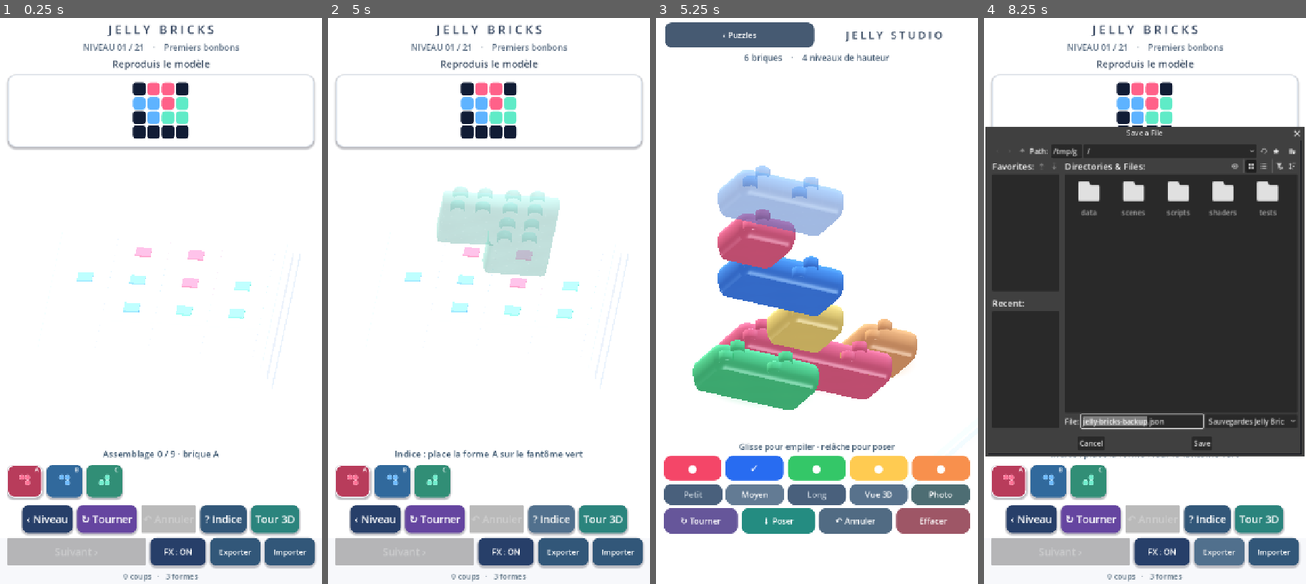
Above: before the commit, frames 1-4 (left to right).
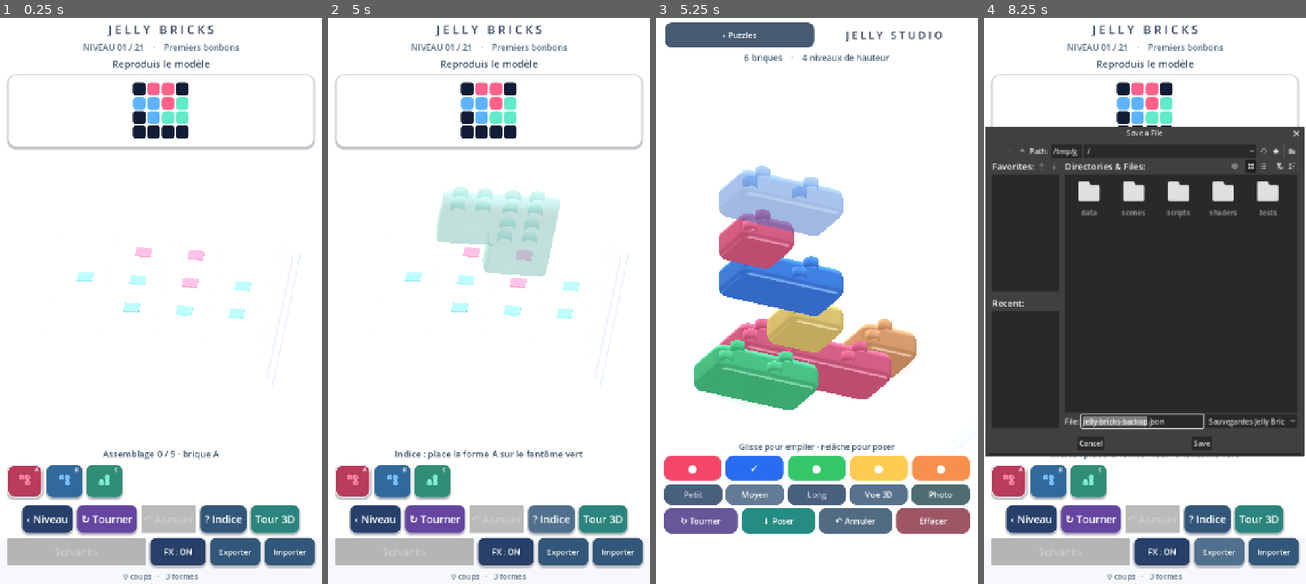
Above: after the commit, the same moments.

Repository: dbrckk/Jelly-bricks
Game: Godot game, scene res://scenes/main.tscn
Same seed, same stepped clock (60 frames per second), same inputs: the game is played once before the commit and once after it.
Inputs (mouse positions are in pixels of both pictures, inside the frame that each line leads up to):
- Up to frame 1 (0.25 s): no input
- Up to frame 2 (5 s): click (353, 482) at 0.52 s; click (392, 482) at 1.27 s; click (431, 482) at 2.02 s; click "‹ Niveau" at 2.75 s; click "↻ Tourner" at 3.5 s; click "? Indice" at 4.25 s
- Up to frame 3 (5.25 s): click "Tour 3D" at 5 s
- Up to frame 4 (8.25 s): click "‹ Puzzles" at 5.75 s; click "FX : ON" at 6.5 s; click "FX : OFF" at 7.25 s; click "Exporter" at 8 s

Frames 1-2 are identical in both runs. In frame 3, 0.8% of the frame differs, in the area x 11-82%, y 26-66%; in frame 4, 0.4%.

Commit message:
render(native): planar molded Jelly brick sidewalls with authentic rounded bevels
* mesh(native): genuine vertical Jelly sidewalls and tight molded fillets, puzzle rings unchanged

* test(native): enforce vertical flat wall normals and accurate 6-variant rectangular gel AABBs

* build(android): bump to 0.9.35 true planar gel bricks

* docs(native): explain real vertical molded sidewalls and unchanged puzzle profiles

* fix(test): explicit Godot GDScript continuation in molded flat-wall height assertion

* fix(test): keep height difference on one GDScript line for reliable headless parser

Diff:
--- a/native-godot/scripts/gel_mesh.gd
+++ b/native-godot/scripts/gel_mesh.gd
@@ -254,7 +254,12 @@
 # The reference has softly beveled building bricks, not ballooned soap
 # capsules. Keep the puzzles' independent ring profile entirely unchanged.
 const STUDIO_CORNER_RADIUS := 0.130
-const STUDIO_RING_OFFSETS := [0.0, 0.025, 0.055, 0.080, 0.076, 0.044, 0.0]
+# The photographed reference uses a *flat vertical Jelly sidewall* between
+# small top/bottom fillets. Previous ring bands formed a continuously bulged
+# candy capsule. The puzzle generator keeps its original independent rings.
+const STUDIO_RING_HEIGHTS := [TOP, 0.538, 0.497, 0.435, 0.165, 0.105, BASE]
+const STUDIO_RING_OFFSETS := [0.0, 0.018, 0.049, 0.064, 0.064, 0.038, 0.0]
+const STUDIO_RING_VERTICALS := [1.0, 0.89, 0.50, 0.0, 0.0, -0.50, -0.86]
 const STUDIO_CORNER_STEPS := 7
 
 static func build_studio(cell_count: int, turns: int) -> ArrayMesh:
@@ -270,13 +275,13 @@
     ]
     var rings: Array = []
     var normals: Array = []
-    for band in range(RING_HEIGHTS.size()):
+    for band in range(STUDIO_RING_HEIGHTS.size()):
         var ring: Array[Vector3] = []
         var ring_normals: Array[Vector3] = []
-        # Shallower studio bulge: broad flat faces and round but crisp
-        # bevels match soft toy bricks rather than inflated capsules.
+        # Two identical radial offsets + zero vertical normals create
+        # an actual long straight face between bands 3 and 4.
         var r: float = radius + STUDIO_RING_OFFSETS[band]
-        var vertical: float = RING_VERTICALS[band]
+        var vertical: float = STUDIO_RING_VERTICALS[band]
         var horizontal: float = sqrt(maxf(0.0, 1.0 - vertical * vertical))
         for corner in range(4):
             for step in range(STUDIO_CORNER_STEPS + 1):
@@ -286,7 +291,7 @@
                 var center: Vector2 = centers[corner]
                 ring.append(Vector3(
                     center.x + direction.x * r,
-                    RING_HEIGHTS[band],
+                    STUDIO_RING_HEIGHTS[band],
                     center.y + direction.y * r))
                 ring_normals.append(Vector3(direction.x * horizontal,
                     vertical, direction.y * horizontal).normalized())
--- a/native-godot/tests/validate.gd
+++ b/native-godot/tests/validate.gd
@@ -67,8 +67,8 @@
             var depth_expected: float = float(
                 1 if molded_turn == 0 else molded_length)
             var bound: AABB = molded.get_aabb()
-            if absf(bound.size.x - (width_expected + .160)) > .02 \
-                    or absf(bound.size.z - (depth_expected + .160)) > .02 \
+            if absf(bound.size.x - (width_expected + .128)) > .02 \
+                    or absf(bound.size.z - (depth_expected + .128)) > .02 \
                     or absf(bound.size.y - (GEL_MESH.TOP + .038 - GEL_MESH.BASE)) > .02:
                 push_error("Soft rounded silhouette has incorrect molded dimensions")
                 quit(1)
@@ -78,7 +78,16 @@
             var face_normals: PackedVector3Array = arrays[Mesh.ARRAY_NORMAL]
             var found_arc := false
             var found_continuous_crown := false
-            for v in vertices:
+            var flat_upper := false
+            var flat_lower := false
+            for vertex_id in range(vertices.size()):
+                var v: Vector3 = vertices[vertex_id]
+                var n: Vector3 = face_normals[vertex_id]
+                if absf(n.y) < .01:
+                    if absf(v.y - GEL_MESH.STUDIO_RING_HEIGHTS[3]) < .001:
+                        flat_upper = true
+                    if absf(v.y - GEL_MESH.STUDIO_RING_HEIGHTS[4]) < .001:
+                        flat_lower = true
                 if absf(v.y - GEL_MESH.TOP) < .001 \
                         and v.x > width_expected - .01 \
                         and v.z > depth_expected - .21 \
@@ -89,17 +98,23 @@
                         and absf(v.z - depth_expected * .5) < .001:
                     found_continuous_crown = true
             if not found_arc or not found_continuous_crown \
+                    or not flat_upper or not flat_lower \
                     or face_normals.size() != vertices.size() \
                     or vertices.size() < 100:
                 push_error("Studio surface has square corners or disconnected crown")
                 quit(1)
                 return
     if GEL_MESH.STUDIO_CORNER_RADIUS > .15 \
-            or GEL_MESH.STUDIO_RING_OFFSETS.max() > .085:
-        push_error("Studio Jelly body reverted to pill-shaped inflated sides")
-        quit(1)
-        return
-    print("TEST: all studio Jelly bars have one crisp soft-bevel molded body")
+            or GEL_MESH.STUDIO_RING_OFFSETS.max() > .067 \
+            or absf(GEL_MESH.STUDIO_RING_OFFSETS[3] -
+                GEL_MESH.STUDIO_RING_OFFSETS[4]) > .0001 \
+            or GEL_MESH.STUDIO_RING_HEIGHTS[3] - GEL_MESH.STUDIO_RING_HEIGHTS[4] < .26 \
+            or absf(GEL_MESH.STUDIO_RING_VERTICALS[3]) > .001 \
+            or absf(GEL_MESH.STUDIO_RING_VERTICALS[4]) > .001:
+        push_error("Studio Jelly sides must retain a substantial planar wall")
+        quit(1)
+        return
+    print("TEST: six molded Jelly sizes/orientations have real flat walls and soft bevels")
 
     # New studio-only tenons must look like the supplied reference:
     # nearly flat caps and upright sides, not the puzzle's domed nubs.
Not shown, changed: native-godot/export_presets.cfg
Not shown, changed: native-godot/README.md
